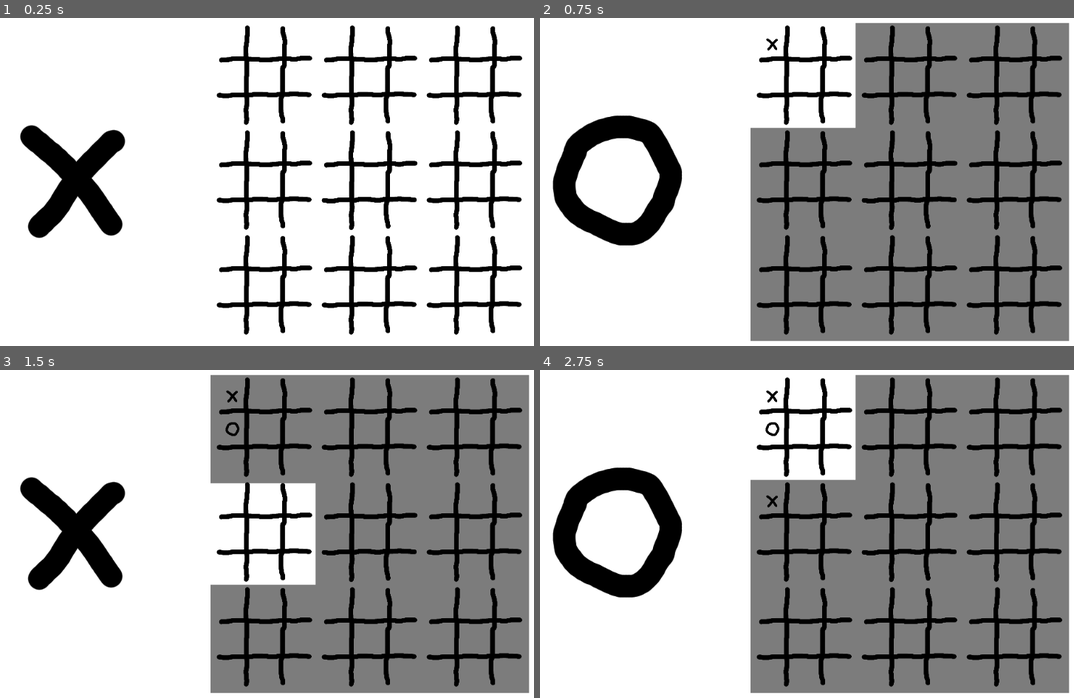
Above: before the commit, frames 1-4 (two rows, left to right).
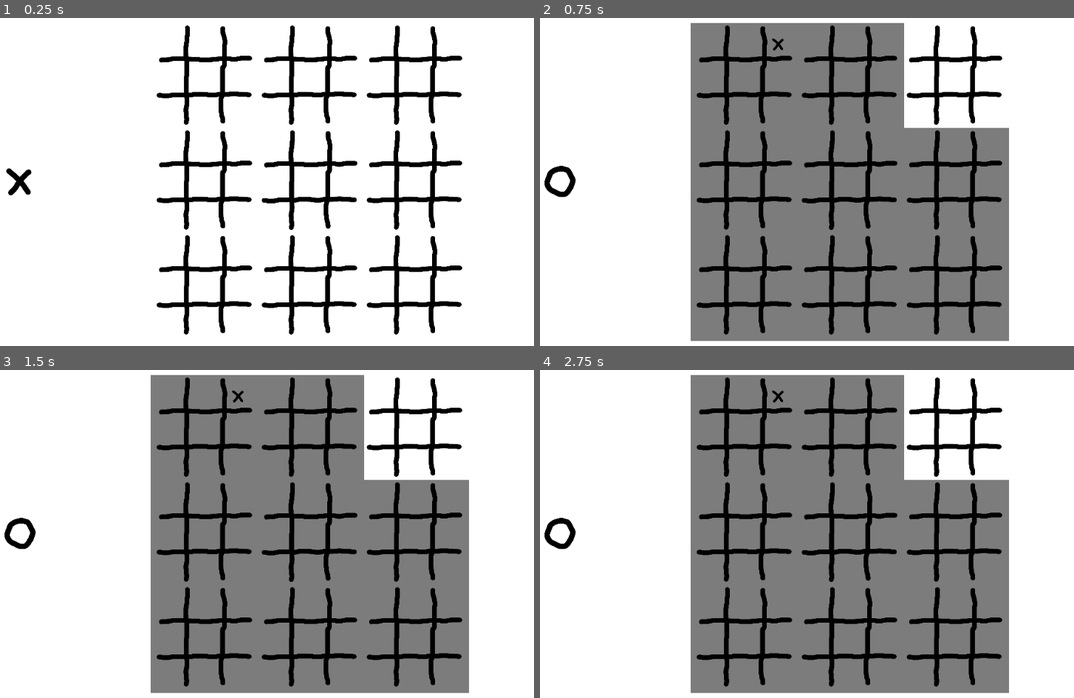
Above: after the commit, the same moments.

Repository: jm8/tic-tac-toe-test
Game: Godot game, scene res://Main.tscn
Two runs of this game, one before a commit and one after it. Both use one fixed random seed, a clock stepped at 60 frames per second and the inputs below.
Inputs (mouse positions are in pixels of both pictures, inside the frame that each line leads up to):
- Up to frame 1 (0.25 s): no input
- Up to frame 2 (0.75 s): click (769, 44) at 0.52 s
- Up to frame 3 (1.5 s): click (229, 429) at 1.27 s
- Up to frame 4 (2.75 s): click (769, 501) at 2.02 s

The runs differ from the first frame. In frame 1, 18% of the frame differs, in the area x 1-98%, y 2-97%; in frame 2, 46%; in frame 3, 45%; in frame 4, 46%, in the area x 0-100%, y 1-99%.

Commit message:
Fixed turn indicator size

Diff:
--- a/project/Game.gd
+++ b/project/Game.gd
@@ -9,7 +9,7 @@
 
 const Board = preload("res://Board.tscn")
 onready var board_parent = $AspectRatioContainer/Control
-onready var turn_indicator = $TurnIndicator
+onready var turn_indicator = $TurnIndicatorContainer/MarginContainer/TurnIndicator
 
 var state
 var turn = Logic.State.X setget set_turn
--- a/project/Game.tscn
+++ b/project/Game.tscn
@@ -14,23 +14,37 @@
 turn_x = ExtResource( 2 )
 turn_o = ExtResource( 3 )
 
-[node name="TurnIndicator" type="TextureRect" parent="."]
-margin_top = 150.0
-margin_right = 300.0
-margin_bottom = 450.0
-size_flags_vertical = 4
+[node name="TurnIndicatorContainer" type="MarginContainer" parent="."]
+margin_right = 92.0
+margin_bottom = 600.0
+size_flags_horizontal = 3
+size_flags_stretch_ratio = 0.1
+custom_constants/margin_left = 20
+
+[node name="MarginContainer" type="AspectRatioContainer" parent="TurnIndicatorContainer"]
+margin_left = 20.0
+margin_right = 92.0
+margin_bottom = 600.0
+
+[node name="TurnIndicator" type="TextureRect" parent="TurnIndicatorContainer/MarginContainer"]
+margin_top = 264.0
+margin_right = 72.0
+margin_bottom = 336.0
+size_flags_vertical = 3
 texture = ExtResource( 2 )
+expand = true
+stretch_mode = 5
 __meta__ = {
 "_edit_use_anchors_": false
 }
 
 [node name="AspectRatioContainer" type="AspectRatioContainer" parent="."]
-margin_left = 304.0
+margin_left = 96.0
 margin_right = 1024.0
 margin_bottom = 600.0
 size_flags_horizontal = 3
 
 [node name="Control" type="Control" parent="AspectRatioContainer"]
-margin_left = 60.0
-margin_right = 660.0
+margin_left = 164.0
+margin_right = 764.0
 margin_bottom = 600.0
